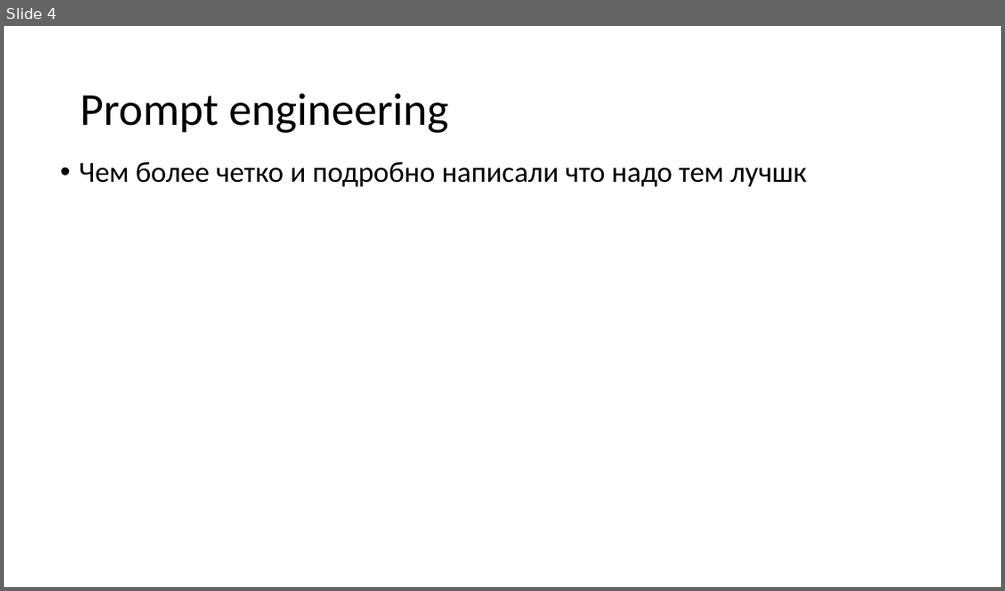
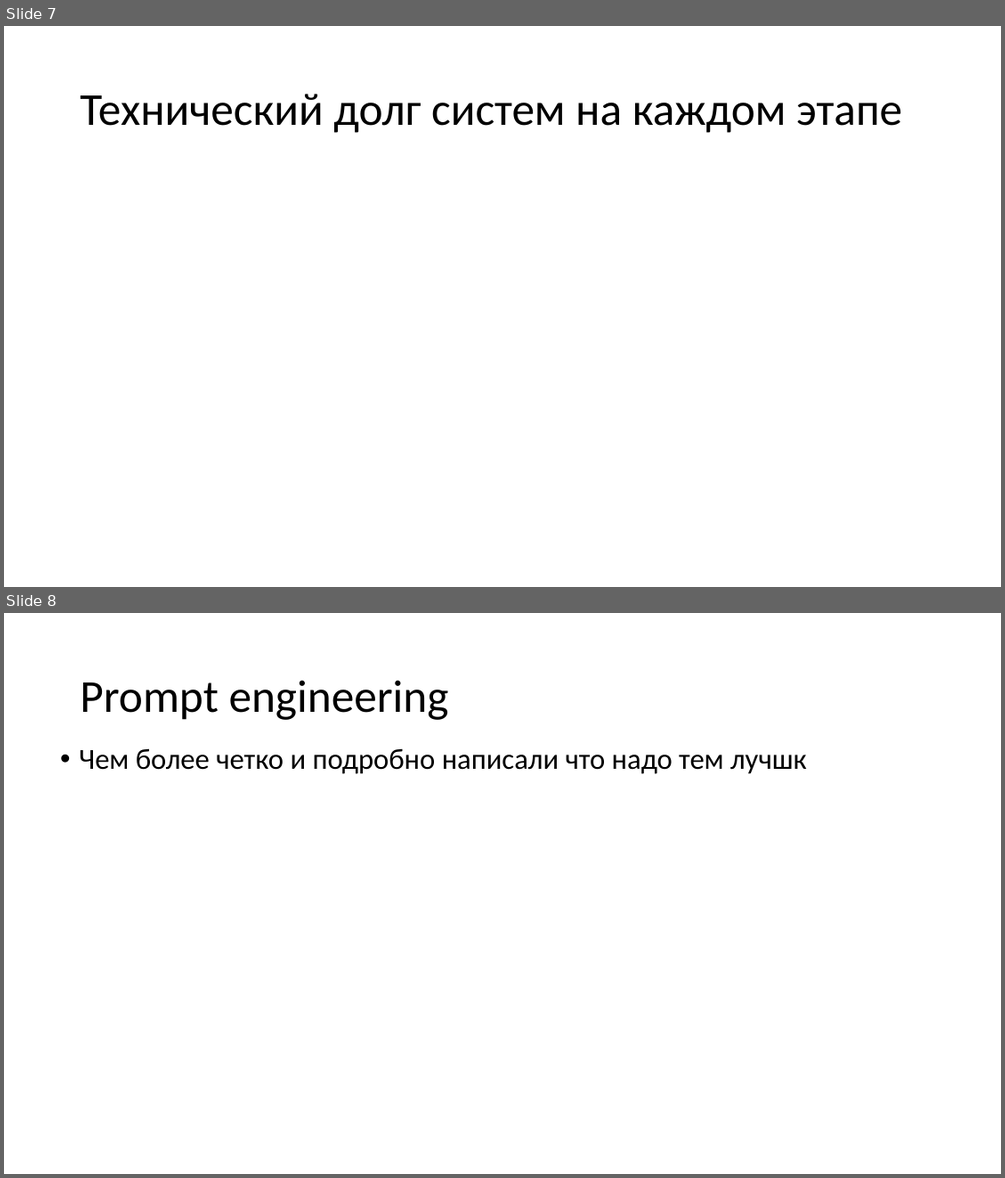
Before and after one commit to MVRonkin/MLSystemDesignCourse, a slide deck: 2026/agentic work.pptx. Shown one above the other, each under a label of ours: slide 4 before the commit, slides 7 and 8 after it. The pictures are 1005x591 and 1005x1178 pixels, drawn with LibreOffice and Linux fonts; fonts in the diff are those of the drawing. Boxes give left, top, right and bottom in pixels: in the first picture for what was removed or moved away, otherwise in the second. Text is boxed around its words. In the diff, an @@ line names an element or a change of style, - is before the commit and + after.

```diff
--- a/2026/agentic work.pptx
+++ b/2026/agentic work.pptx
@@ slide 7 added at (x1=4, y1=26, x2=1001, y2=587), background #FFFFFF @@
@@ title added at (x1=80, y1=94, x2=902, y2=133), 44 pt, text #000000 @@
+Технический долг систем на каждом этапе
@@ what was slide 4 is now slide 8 @@
```
Also in this commit, not shown: 2 slides changed, 15 other slides added.
